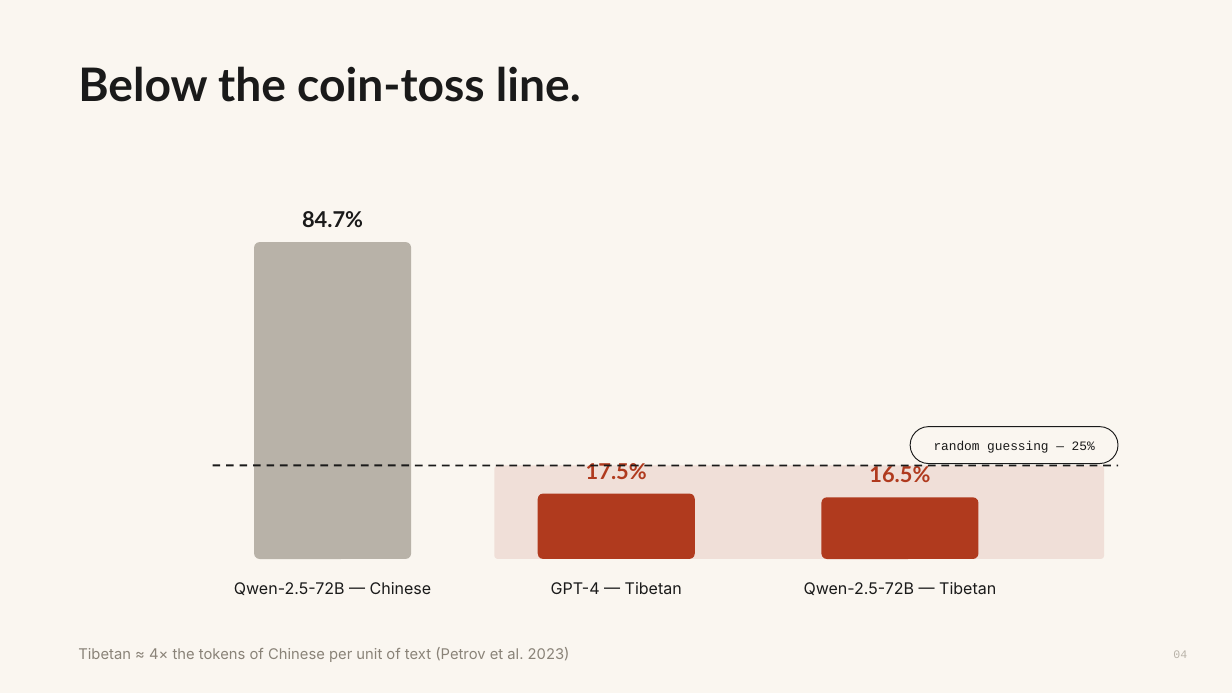
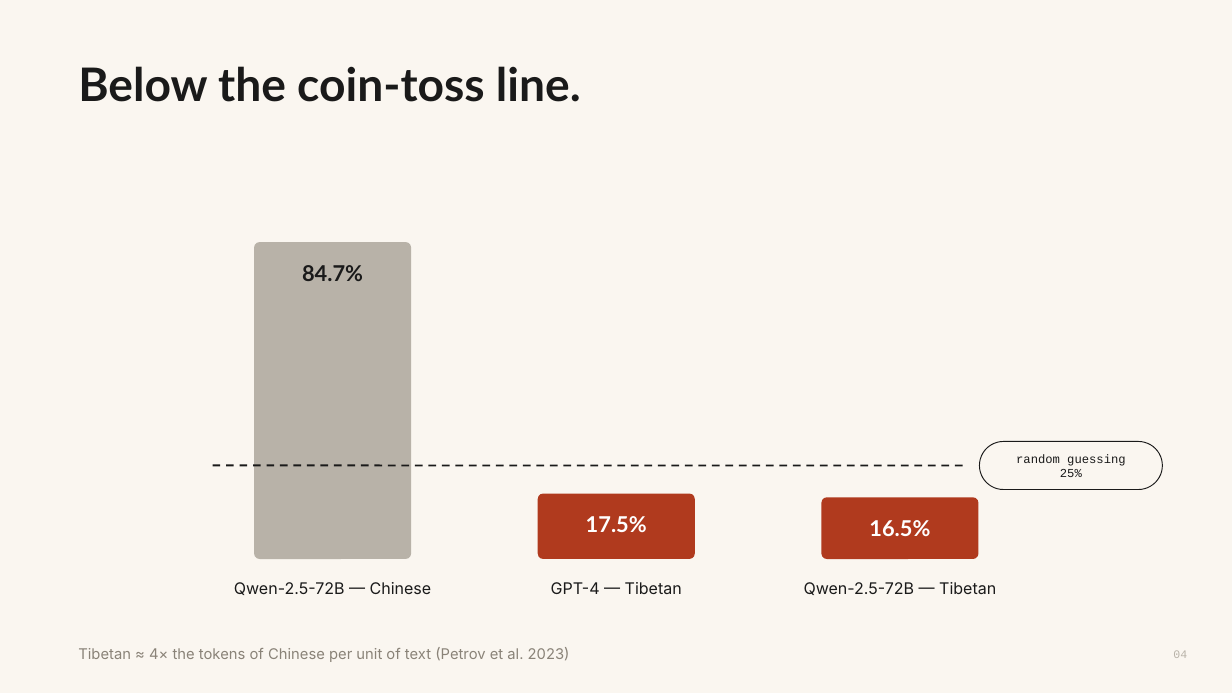
Before and after one commit to WeBuddhist/21-taras-rails, a slide deck: slide 4 of 0-INBOX/presentation-humanities-2026/verification-deck.pptx. Drawn at 1232x693 pixels with LibreOffice and Linux fonts; fonts in the diff are those of the drawing. Boxes give left, top, right and bottom in pixels: in the first picture for what was removed or moved away, otherwise in the second. Text is boxed around its words. In the diff, an @@ line names an element or a change of style, - is before the commit and + after.

```diff
--- a/0-INBOX/presentation-humanities-2026/verification-deck.pptx
+++ b/0-INBOX/presentation-humanities-2026/verification-deck.pptx
@@ text "84.7%": place and size @@
-text "84.7%" at (302,211,363,227)
+text "84.7%" at (302,265,363,281)
@@ rounded rectangle: place and size @@
-rounded rectangle at (910,427,1118,464)
+rounded rectangle at (980,442,1163,490)
@@ line moved from (213, 466) - (1118, 466) to (213, 466) - (966, 466) @@
@@ rounded rectangle removed at (494,466,1104,559) @@
@@ text at (1016,454,1125,477): text changed; size 10 to 9.5 pt @@
-random guessing — 25%
+random guessing
+25%
@@ text "17.5%": place and size @@
-text "17.5%" at (586,463,647,479)
+text "17.5%" at (586,516,647,532)
@@ text "17.5%" at (586,516,647,532): text colour #B03A1E to #FFFFFF @@
@@ text "16.5%" at (869,520,930,536): text colour #B03A1E to #FFFFFF @@
@@ text "16.5%": place and size @@
-text "16.5%" at (869,463,930,482)
+text "16.5%" at (869,520,930,536)
```
Also in this commit, not shown: 10 other slides changed.
